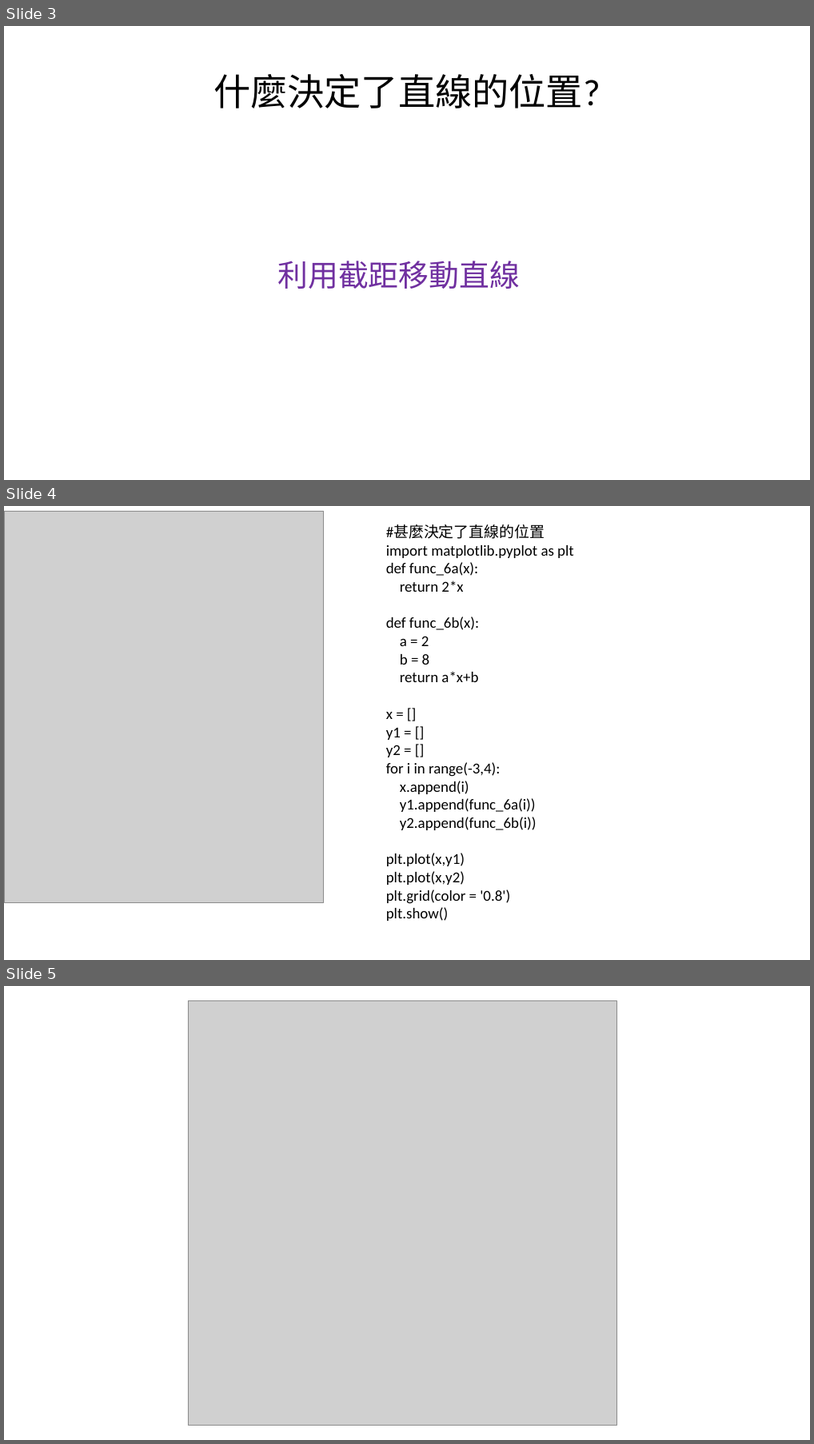
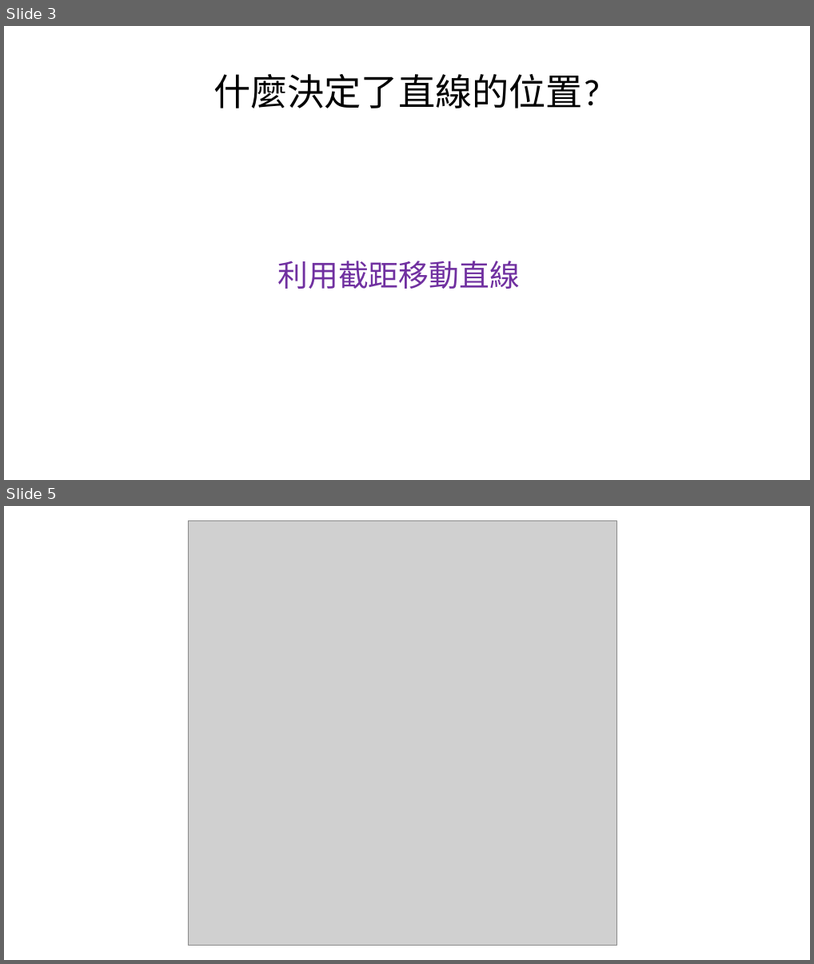
Before and after one commit to mapleYK/gifted-class, a slide deck: ppt/ch2.pptx. Shown one above the other, each under a label of ours: slides 3, 4 and 5 before the commit, slides 3 and 5 after it; the slides between them are not shown. The pictures are 814x1444 and 814x964 pixels, drawn with LibreOffice and Linux fonts; fonts in the diff are those of the drawing; grey boxes stand for pictures. Boxes give left, top, right and bottom in pixels: in the first picture for what was removed or moved away, otherwise in the second. Text is boxed around its words. In the diff, an @@ line names an element or a change of style, - is before the commit and + after.

```diff
--- a/ppt/ch2.pptx
+++ b/ppt/ch2.pptx
@@ slide 4 removed at bbox=[4, 506, 810, 960], background #FFFFFF @@
@@ picture removed at bbox=[4, 511, 324, 902] @@
@@ text removed at bbox=[386, 525, 574, 920] @@
-#甚麼決定了直線的位置
-import matplotlib.pyplot as plt
-def func_6a(x):
-return 2*x
-def func_6b(x):
-a = 2
-b = 8
-return a*x+b
-x = []
-y1 = []
-y2 = []
-for i in range(-3,4):
-x.append(i)
-y1.append(func_6a(i))
-y2.append(func_6b(i))
-plt.plot(x,y1)
-plt.plot(x,y2)
-plt.grid(color = '0.8')
-plt.show()
```
Also in this commit, not shown: 3 slides added.
